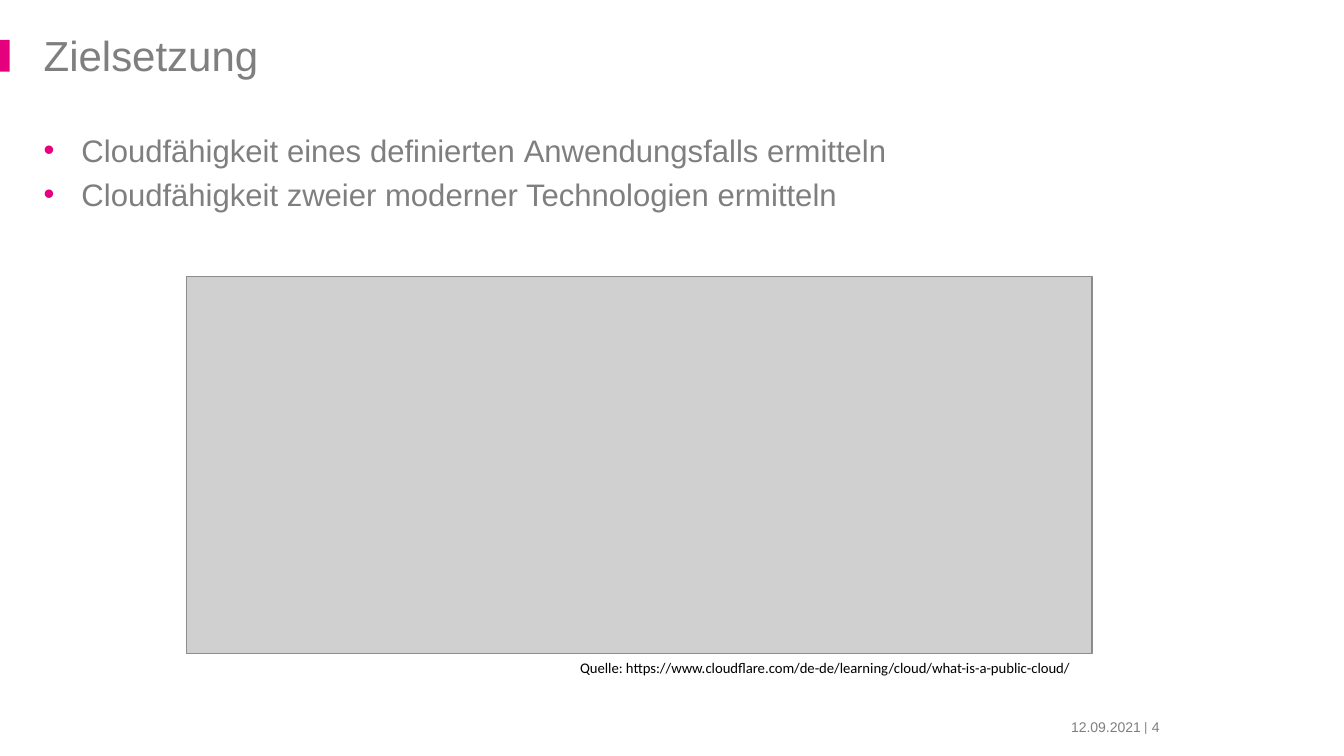
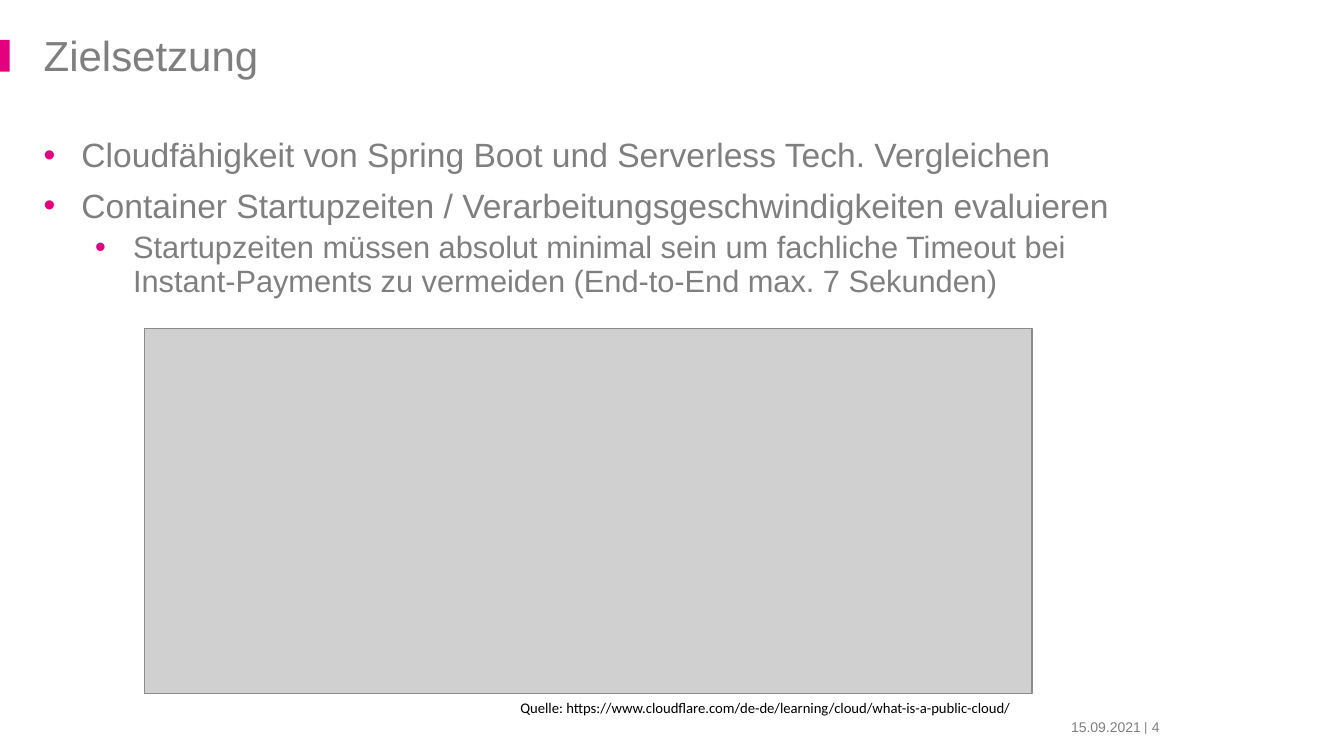
Before and after one commit to derMacon/serverless-bsc-thesis, a slide deck: slide 4 of slides/uni/hoffmann_serverless.pptx. Drawn at 1344x756 pixels with LibreOffice and Linux fonts; fonts in the diff are those of the drawing; grey boxes stand for pictures; background and template pictures are left out. Boxes give left, top, right and bottom in pixels: in the first picture for what was removed or moved away, otherwise in the second. Text is boxed around its words. In the diff, an @@ line names an element or a change of style, - is before the commit and + after.

Commit message:
updated slides

```diff
--- a/slides/uni/hoffmann_serverless.pptx
+++ b/slides/uni/hoffmann_serverless.pptx
@@ text at box(81, 142, 1109, 297): text changed; size 22.2 to 24 pt @@
-• Cloudfähigkeit eines definierten Anwendungsfalls ermitteln
-• Cloudfähigkeit zweier moderner Technologien ermitteln
+• Cloudfähigkeit von Spring Boot und Serverless Tech. Vergleichen
+• Container Startupzeiten / Verarbeitungsgeschwindigkeiten evaluieren
+    • Startupzeiten müssen absolut minimal sein um fachliche Timeout bei Instant-Payments zu vermeiden (End-to-End max. 7 Sekunden)
@@ picture: place and size @@
-picture at box(187, 277, 1093, 654)
+picture at box(144, 329, 1032, 694)
@@ text "Quelle: https://www.cloudflare.com/de-de/learning/cloud/what ...": place and size @@
-text "Quelle: https://www.cloudflare.com/de-de/learning/cloud/what ..." at box(580, 662, 1070, 676)
+text "Quelle: https://www.cloudflare.com/de-de/learning/cloud/what ..." at box(520, 702, 1010, 716)
@@ text at box(1071, 722, 1141, 732): text changed @@
-12.09.2021
+15.09.2021
```
Also in this commit, not shown: 26 other slides changed, 1 slide added, 3 other files.
